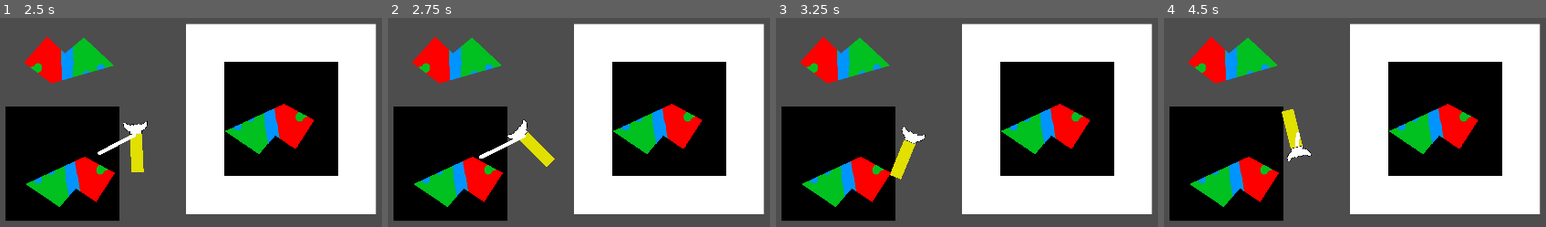
Above: before the commit, frames 1-4 (left to right).
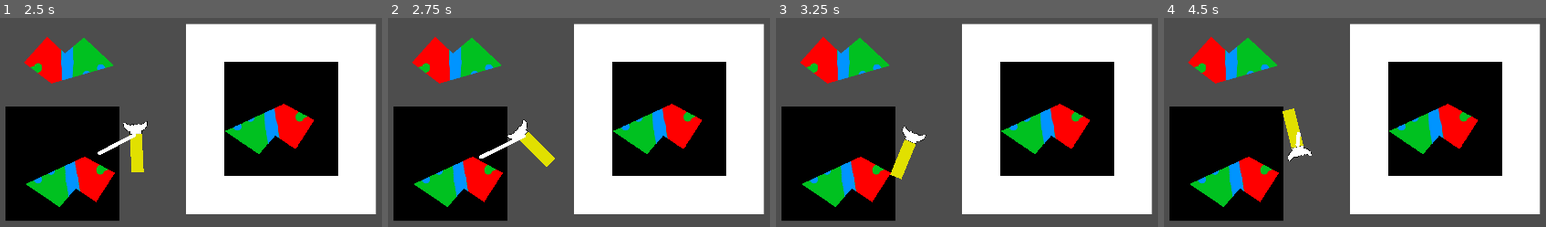
Above: after the commit, the same moments.

Repository: CWmain/SpaceJunkGame
Game: Godot game, scene res://Objects/Test_Scene.tscn
Same seed, same stepped clock (60 frames per second), same inputs: the game is played once before the commit and once after it. The engine's default icon, where the game draws it, is replaced by a stand-in: a white triangle on a blue panel in a dark square.
Inputs (mouse positions are in pixels of both pictures, inside the frame that each line leads up to):
- Up to frame 1 (2.5 s): tap Enter at 0.5 s; move the mouse to (332, 145) at 0.52 s; hold D (TurnRight) 0.53-2.03 s; click (332, 145) at 0.6 s; tap W (Accelerate) at 0.77, 1.52 s; move the mouse to (26, 187) at 1.27 s; tap S (Stop) at 1.35 s; move the mouse to (244, 76) at 2.02 s; hold A (TurnLeft) from 2.03 s (still down); tap T (Tether) at 2.1 s
- Up to frame 2 (2.75 s): keep holding A (TurnLeft)
- Up to frame 3 (3.25 s): move the mouse to (outside the picture) at 2.77 s; release A (TurnLeft) at 2.78 s; hold D (TurnRight) from 2.78 s (still down); click (outside the picture) at 2.85 s; tap W (Accelerate) at 3.02 s
- Up to frame 4 (4.5 s): move the mouse to (outside the picture) at 3.52 s; hold S (Stop) 3.53-4.28 s; tap W (Accelerate) at 3.77 s; move the mouse to (outside the picture) at 4.27 s; release D (TurnRight) at 4.28 s; hold A (TurnLeft) from 4.28 s (still down); tap T (Tether) at 4.35 s

Frame 1 is identical in both runs. In frame 2, less than 0.1% of the frame differs, in the area x 32-44%, y 51-68%; in frame 3, 0.1%; in frame 4, 0.2%, in the area x 9-39%, y 43-83%.

Commit message:
Removed redundant code / comments

Diff:
--- a/Objects/tether/tether.gd
+++ b/Objects/tether/tether.gd
@@ -98,7 +98,6 @@
 
 func forcePercentFromDistance(distance: float) -> float:
 	var percent = (distance-MIN_TETHER_DISTANCE)/MAX_TETHER_DISTANCE
-	#forceDistribution.sample(percent)
 	return forceDistribution.sample(percent)
 
 func _on_body_entered(body):
--- a/Objects/tether/tether.tscn
+++ b/Objects/tether/tether.tscn
@@ -12,7 +12,6 @@
 collision_layer = 0
 collision_mask = 0
 script = ExtResource("1_fhoa8")
-MIN_TETHER_DISTANCE = 0
 forceDistribution = SubResource("Curve_mfmjt")
 
 [node name="LOS" type="RayCast2D" parent="."]
--- a/project.godot
+++ b/project.godot
@@ -19,8 +19,8 @@
 
 window/size/viewport_width=1920
 window/size/viewport_height=1080
-window/size/window_width_override=512
-window/size/window_height_override=512
+window/size/window_width_override=1280
+window/size/window_height_override=720
 window/stretch/mode="viewport"
 
 [input]
